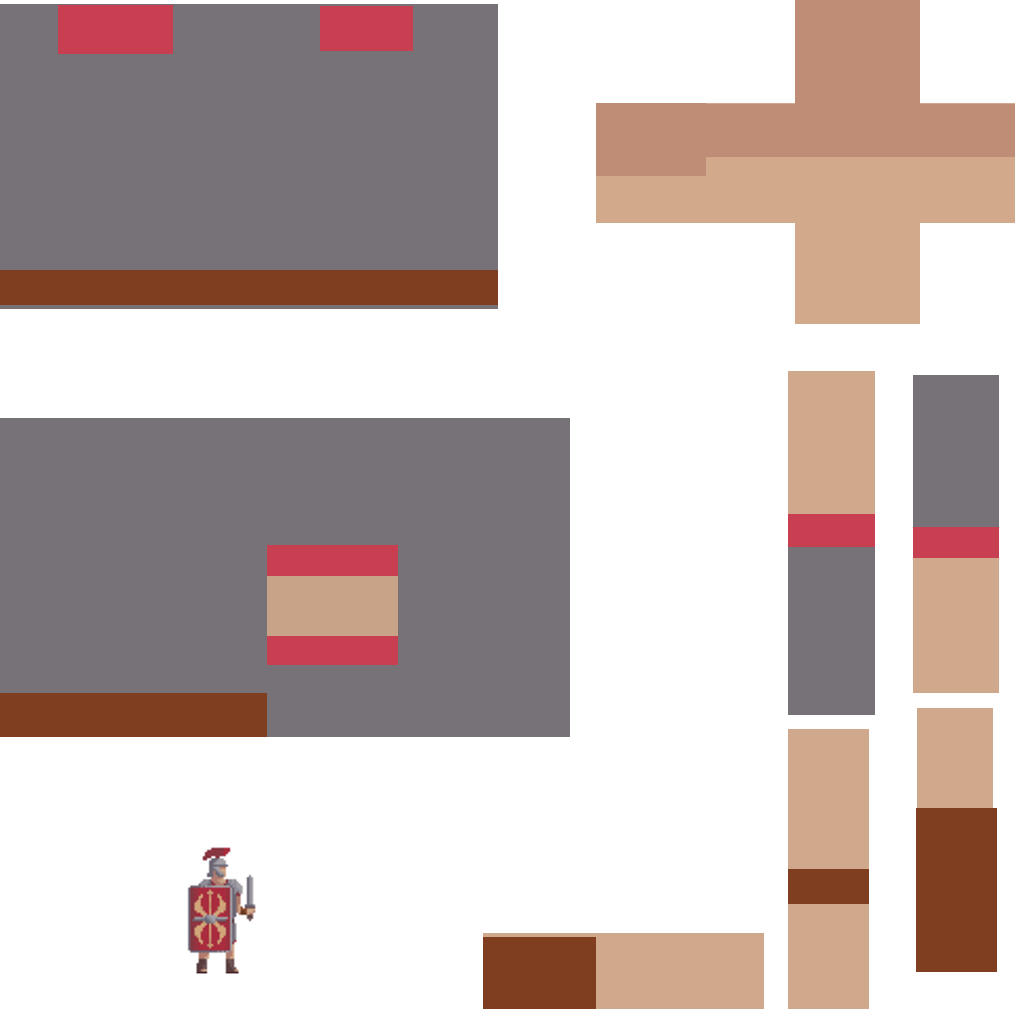
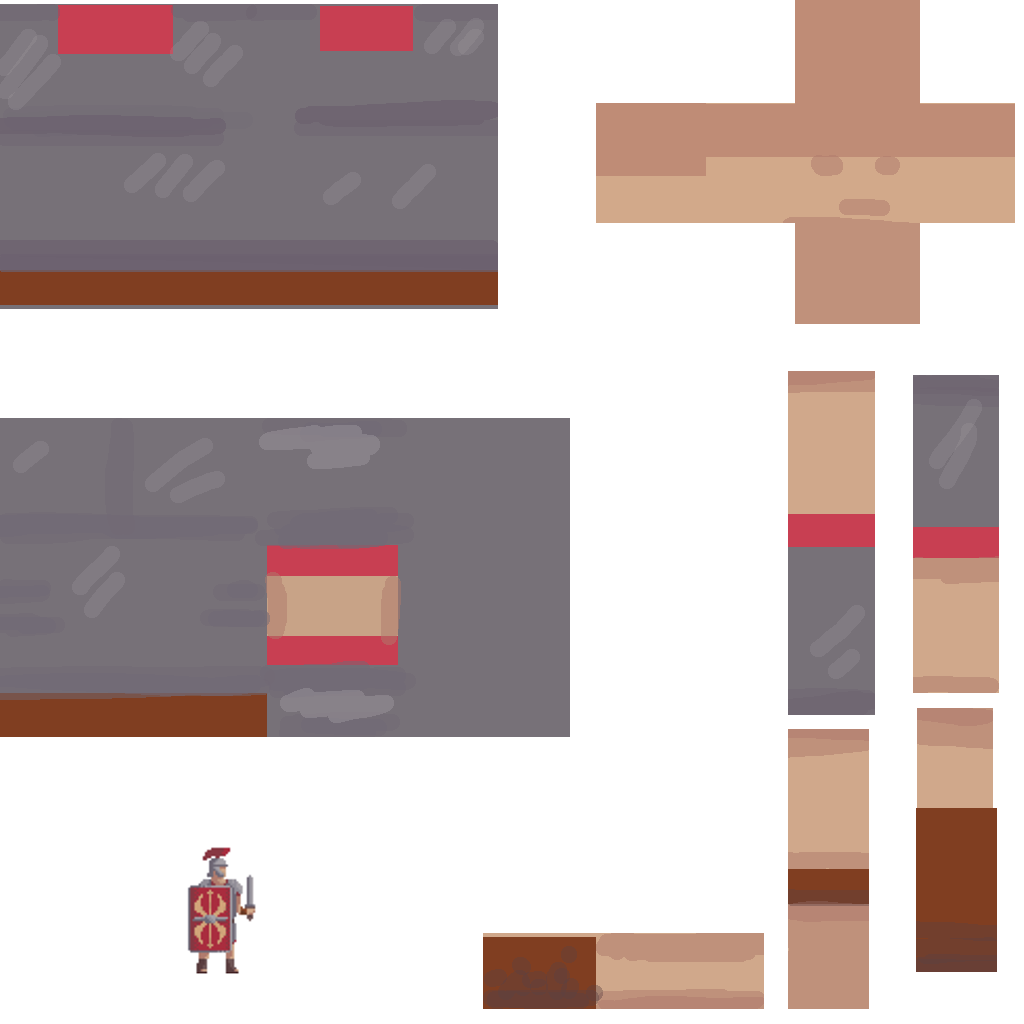
The second (1024, 1024) image is a revision of the first. Changes to its layers:
added layer "Слой 2" above "Снимок экрана 2023-08-20 в 16.33.51" over [0, 4, 999, 1009]
